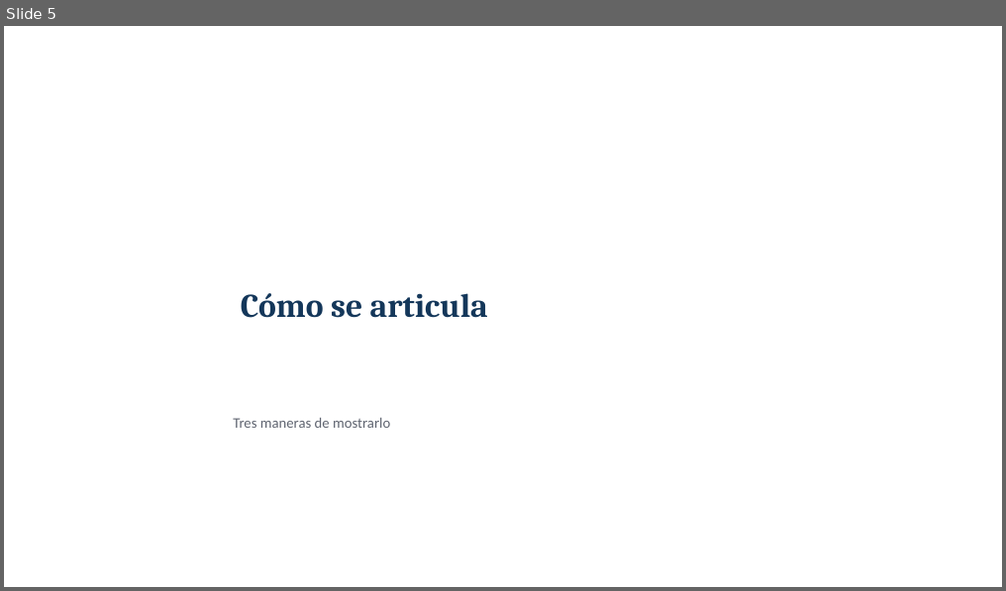
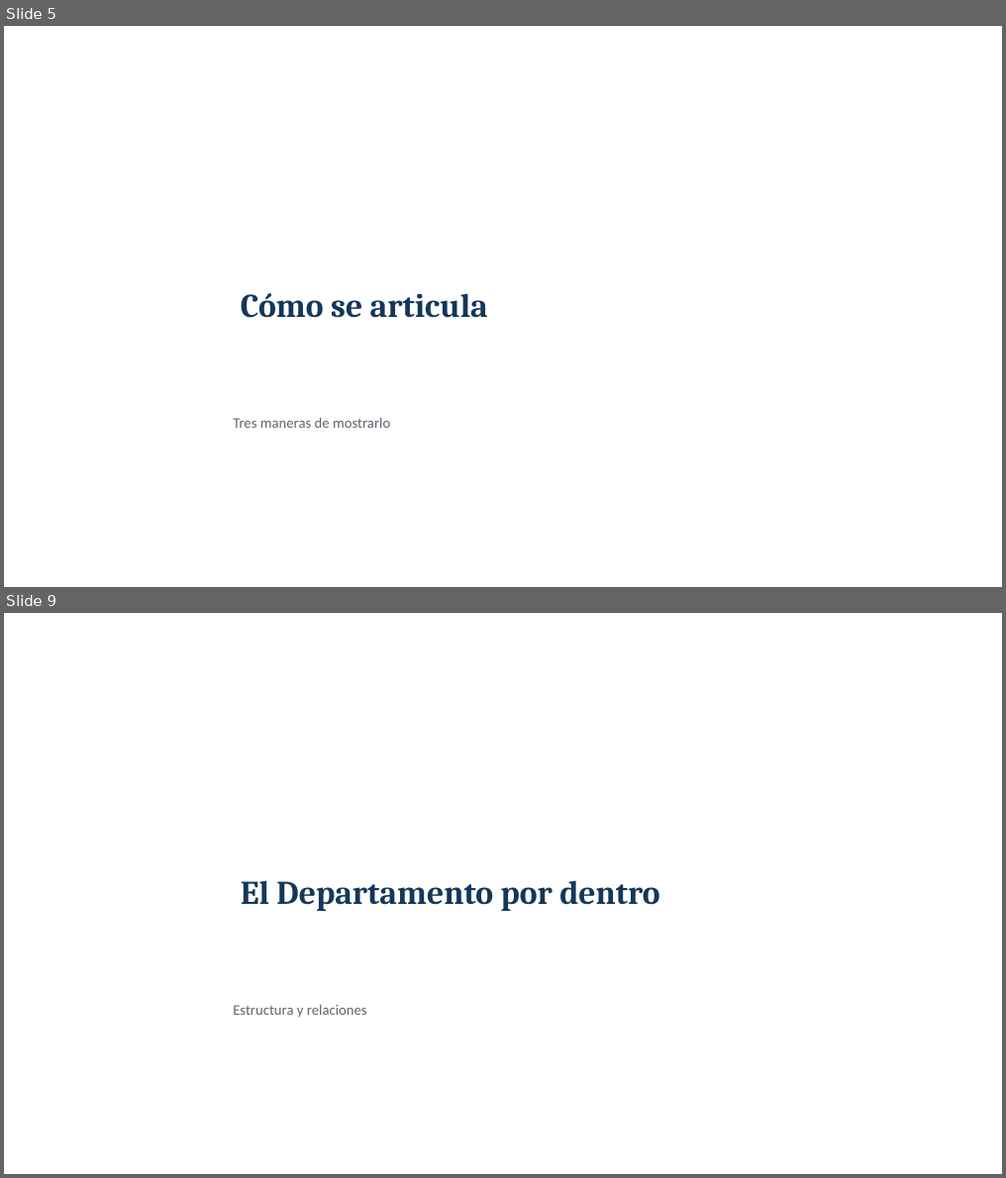
Before and after one commit to estefafro/CFSD, a slide deck: entregables/2026-11-14-presentacion-vicerrector/presentacion-vicerrector-borrador.pptx. Shown one above the other, each under a label of ours: slide 5 before the commit, slides 5 and 9 after it; the slides between them are not shown. The pictures are 1006x591 and 1006x1178 pixels, drawn with LibreOffice and Linux fonts; fonts in the diff are those of the drawing; background and template pictures are left out. Boxes give left, top, right and bottom in pixels: in the first picture for what was removed or moved away, otherwise in the second. Text is boxed around its words. In the diff, an @@ line names an element or a change of style, - is before the commit and + after.

```diff
--- a/entregables/2026-11-14-presentacion-vicerrector/presentacion-vicerrector-borrador.pptx
+++ b/entregables/2026-11-14-presentacion-vicerrector/presentacion-vicerrector-borrador.pptx
@@ slide 9 added at (4, 613, 1002, 1174), background picture (left out) @@
@@ title added at (241, 880, 660, 911), 32 pt, text #14375A, bold @@
+El Departamento por dentro
@@ text added at (233, 1005, 367, 1017), 14 pt, text #5F6470 @@
+Estructura y relaciones
```
Also in this commit, not shown: 13 slides changed, 1 other slide added, 2 other files.
